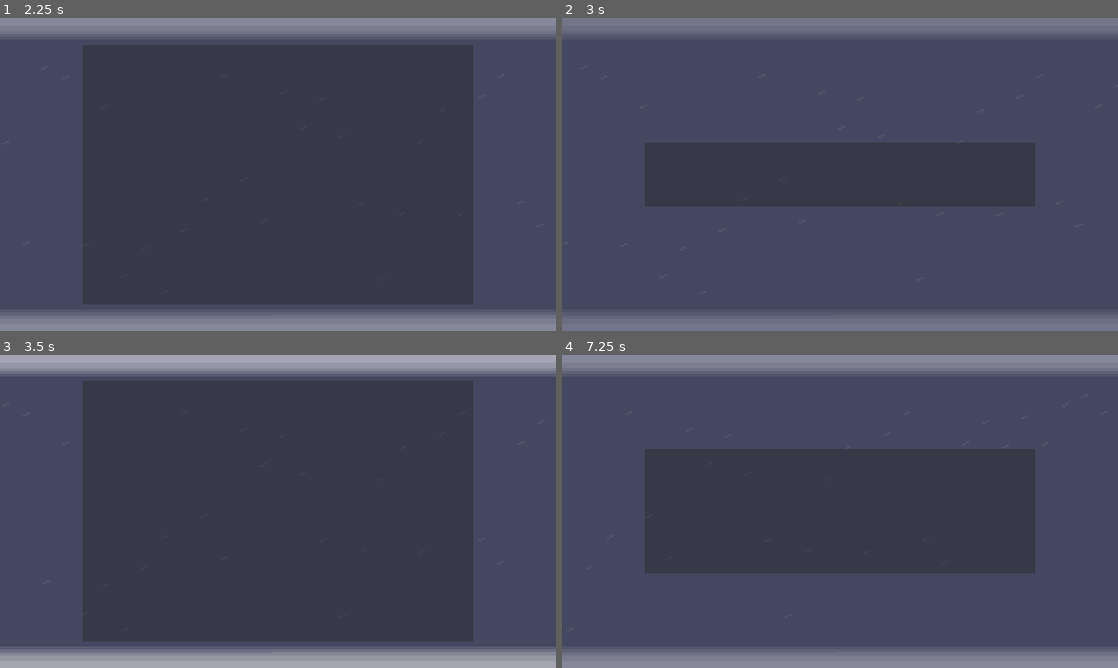
Above: before the commit, frames 1-4 (two rows, left to right).
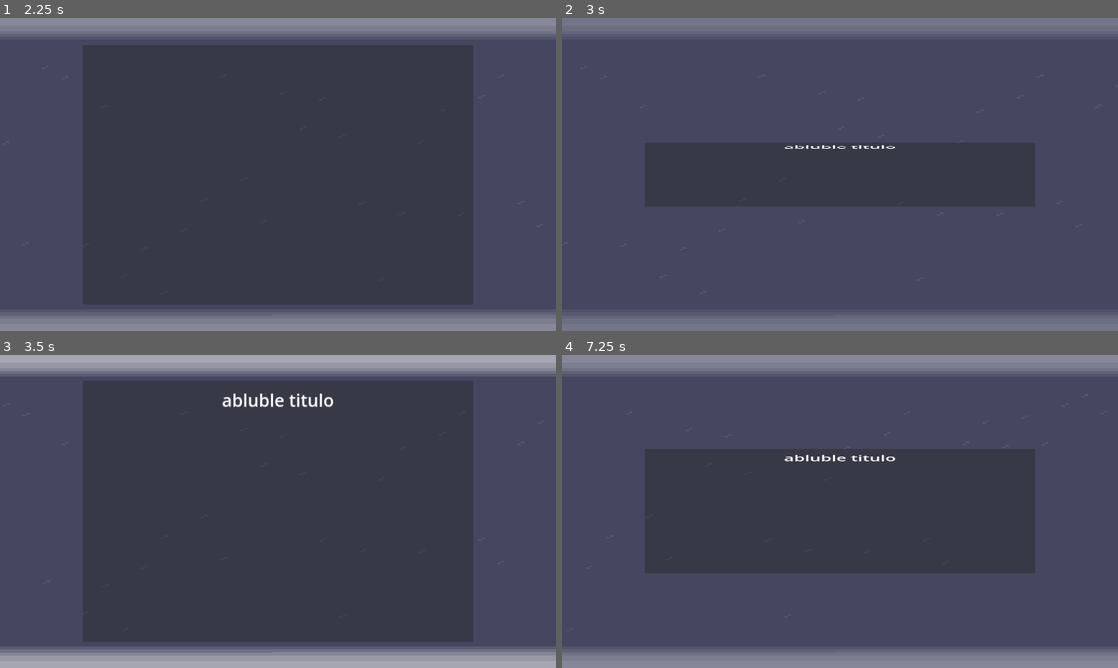
Above: after the commit, the same moments.

Repository: NomikuH8/godot-presentations
Game: Godot game, scene res://scenes/menu.tscn
Same seed, same stepped clock (60 frames per second), same inputs: the game is played once before the commit and once after it. The project has no main scene, so this scene is started directly.
Inputs (mouse positions are in pixels of both pictures, inside the frame that each line leads up to):
- Up to frame 1 (2.25 s): click "Começar apresentação" at 0.5 s; move the mouse to (400, 158) at 1.27 s; hold Right (ui_right) 1.28-2.03 s; move the mouse to (166, 190) at 2.02 s; hold Left (ui_left) from 2.03 s (still down)
- Up to frame 2 (3 s): move the mouse to (895, 105) at 2.77 s; release Left (ui_left) at 2.78 s; hold Right (ui_right) from 2.78 s (still down)
- Up to frame 3 (3.5 s): keep holding Right (ui_right)
- Up to frame 4 (7.25 s): move the mouse to (812, 574) at 3.52 s; tap Enter at 4.25 s; move the mouse to (1006, 558) at 4.27 s; release Right (ui_right) at 4.28 s; hold Left (ui_left) 4.28-6.53 s; move the mouse to (673, 464) at 5.02 s; move the mouse to (867, 511) at 5.77 s; move the mouse to (756, 433) at 6.52 s; hold Right (ui_right) from 6.53 s (still down)

Frame 1 is identical in both runs. In frame 2, 0.1% of the frame differs, in the area x 40-60%, y 40-42%; in frame 3, 0.4%, in the area x 40-60%, y 12-17%; in frame 4, 0.2%.

Commit message:
feito merda

Diff:
--- a/scenes/slideshow.tscn
+++ b/scenes/slideshow.tscn
@@ -42,7 +42,7 @@
 layout_mode = 1
 scale = Vector2(1, 1)
 
-[node name="Label" type="Label" parent="Control/Slides/Panel"]
+[node name="d" type="Label" parent="Control/Slides/Panel"]
 layout_mode = 1
 anchors_preset = 10
 anchor_right = 1.0
@@ -58,10 +58,32 @@
 layout_mode = 1
 scale = Vector2(1, 1)
 
+[node name="d2" type="Label" parent="Control/Slides/Panel2"]
+layout_mode = 1
+anchors_preset = 10
+anchor_right = 1.0
+offset_bottom = 88.0
+grow_horizontal = 2
+text = "abluble titulo"
+label_settings = SubResource("LabelSettings_u7jc6")
+horizontal_alignment = 1
+vertical_alignment = 1
+
 [node name="Panel3" parent="Control/Slides" instance=ExtResource("4_730rp")]
 visible = false
 layout_mode = 1
 scale = Vector2(1, 1)
+
+[node name="d3" type="Label" parent="Control/Slides/Panel3"]
+layout_mode = 1
+anchors_preset = 10
+anchor_right = 1.0
+offset_bottom = 88.0
+grow_horizontal = 2
+text = "abluble titulo"
+label_settings = SubResource("LabelSettings_u7jc6")
+horizontal_alignment = 1
+vertical_alignment = 1
 
 [node name="Panel4" parent="Control/Slides" instance=ExtResource("4_730rp")]
 visible = false
--- a/scripts/slideshow/SlideControl.gd
+++ b/scripts/slideshow/SlideControl.gd
@@ -45,5 +45,5 @@
 
 
 func _on_slide_disappeared():
+	slides[current_slide_index].visible = true
 	slides[current_slide_index].can_appear(true)
-	slides[current_slide_index].visible = true
